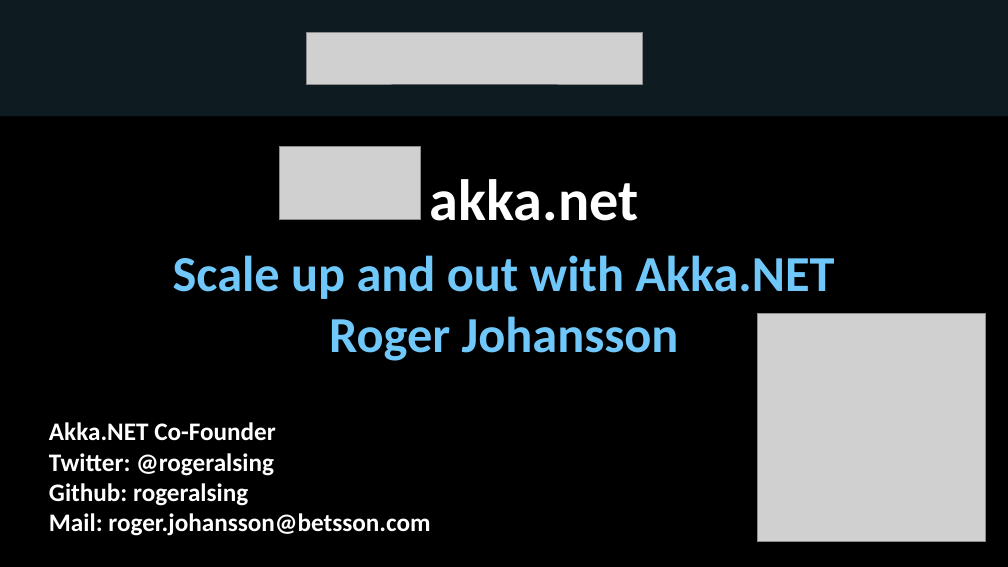
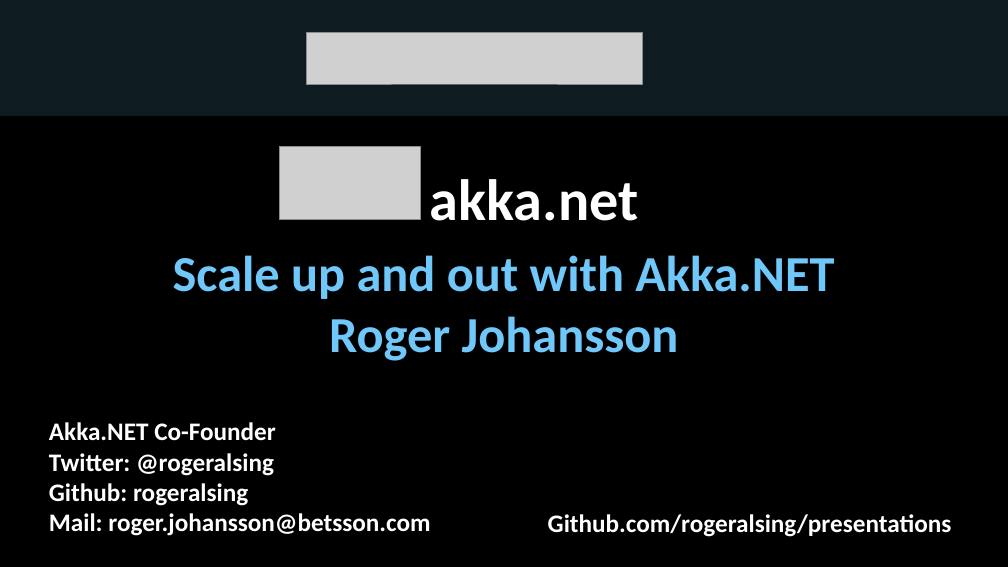
Before and after one commit to rogeralsing/Presentations, a slide deck: slide 57 of NDCOslo/akka.pptx. Drawn at 1008x567 pixels with LibreOffice and Linux fonts; fonts in the diff are those of the drawing; grey boxes stand for pictures. Boxes give left, top, right and bottom in pixels: in the first picture for what was removed or moved away, otherwise in the second. Text is boxed around its words. In the diff, an @@ line names an element or a change of style, - is before the commit and + after.

```diff
--- a/NDCOslo/akka.pptx
+++ b/NDCOslo/akka.pptx
@@ picture removed at box(758, 314, 986, 542) @@
@@ text added at box(548, 514, 952, 537), 24 pt, text #FFFFFF, bold @@
+Github.com/rogeralsing/presentations
```
Also in this commit, not shown: 1 other slide changed.
